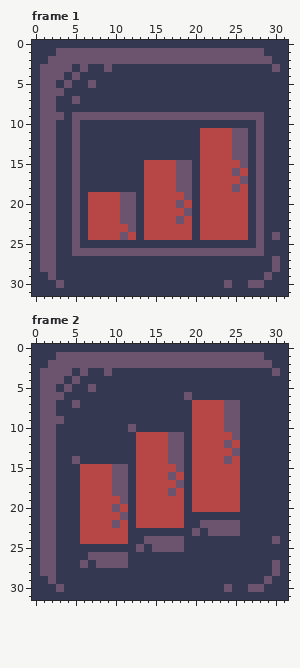
Pixel-art file: Assets/Images/Tile/Stair.aseprite. The picture above is the old version.
32x32 pixels, 2 frames. Shown: frame 1, frame 2.
And afterwards:
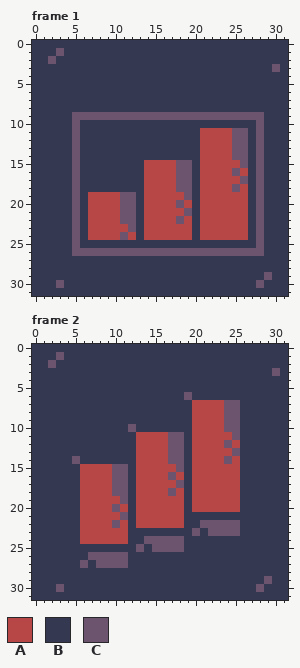
Palette (. is transparent): A #b74646  B #343951  C #6c546f
Difference:
Frame 1:
y 1: x 4..28 CCCCCCCCCCCCCCCCCCCCCCCCC -> BBBBBBBBBBBBBBBBBBBBBBBBB
y 2: x 3..29 CCCCCCCCCCCCCCCCCCCCCCCCCCC -> BBBBBBBBBBBBBBBBBBBBBBBBBBB
y 3: x 1..4 CCCC -> BBBB; x 6 C -> B; x 9 C -> B
y 4: x 1..3 CCC -> BBB; x 5 C -> B
y 5: x 1..2 CC -> BB; x 4 C -> B; x 7 C -> B
y 6: x 1..3 CCC -> BBB
y 7: x 1..2 CC -> BB; x 5 C -> B
y 8: x 1..2 CC -> BB
y 9: x 1..3 CCC -> BBB
y 10..23: x 1..2 CC -> BB
y 24: x 1..2 CC -> BB; x 30 C -> B
y 25..26: x 1..2 CC -> BB
y 27..28: x 1..2 CC -> BB; x 30 C -> B
y 29: x 2 C -> B
y 30: x 24 C -> B; x 27 C -> B
Frame 2: the same change as frame 1
Pixel boxes of the changes (left, top, right, bottom) in both pictures:
changed: (40, 48, 280, 288)
changed: (40, 352, 280, 592)
